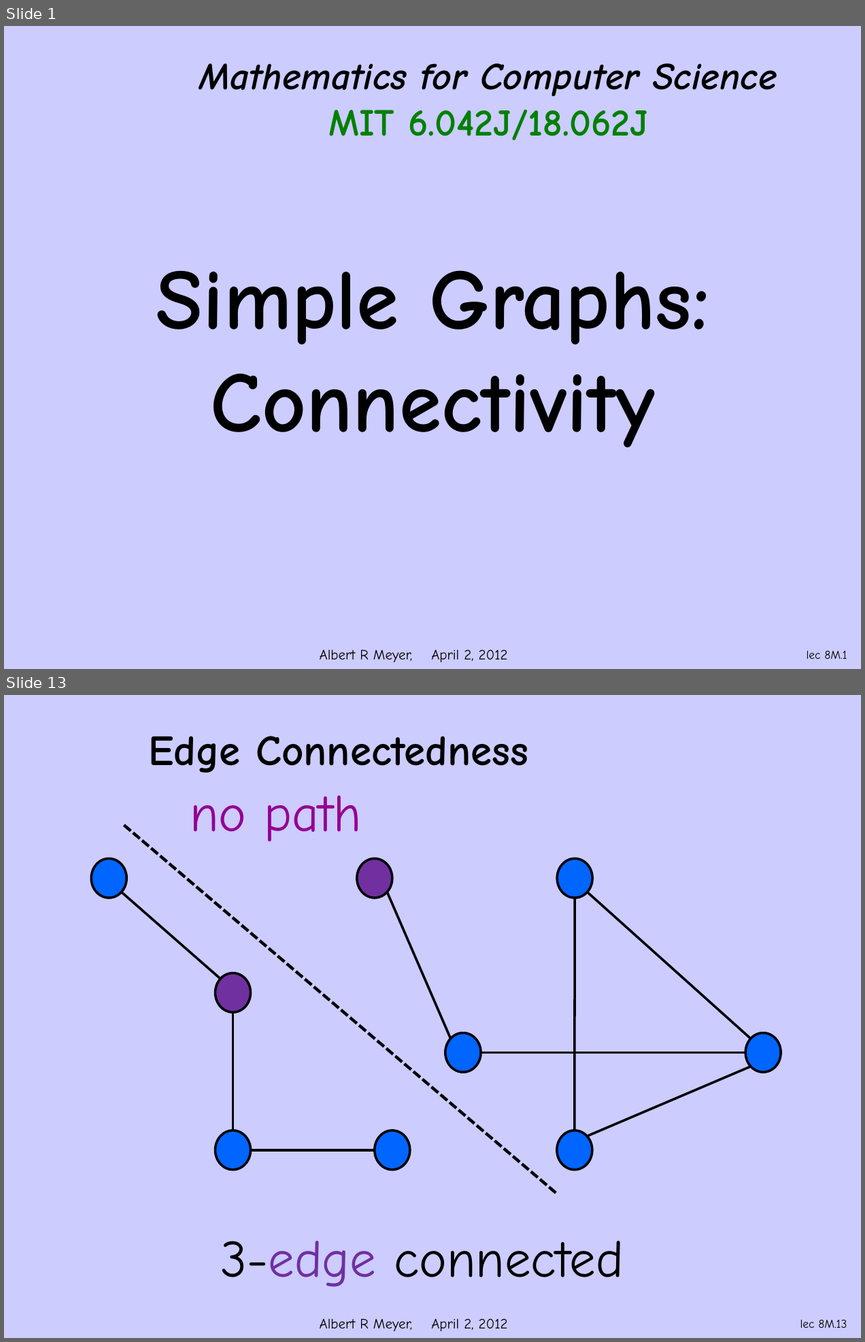
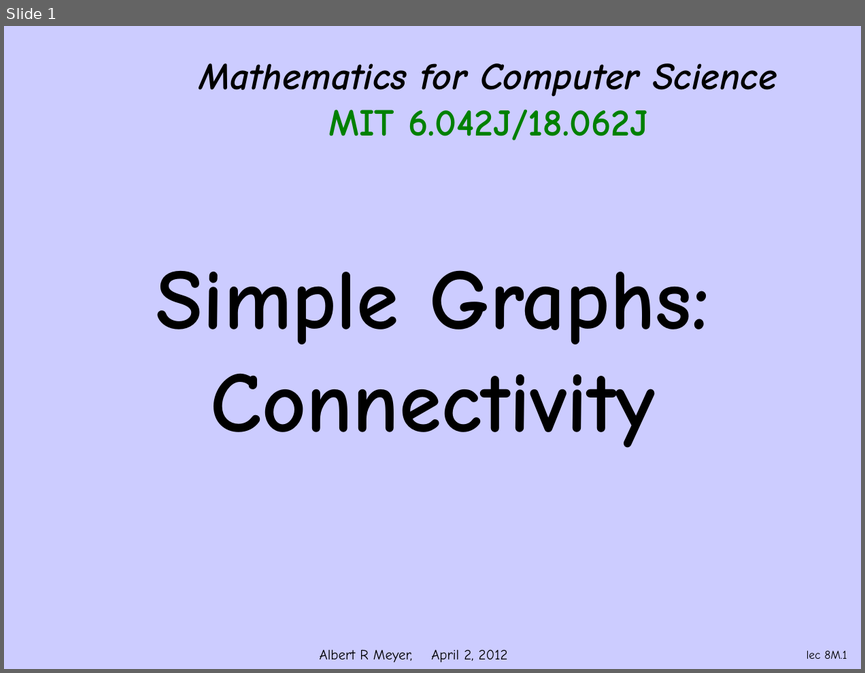
Before and after one commit to armeyer/mcs_web, a slide deck: spring12/slidesS12/simple-connect.pptx. Shown one above the other, each under a label of ours: slides 1 and 13 before the commit, slide 1 after it; the slides between them are not shown. The pictures are 865x1342 and 865x673 pixels, drawn with LibreOffice and Linux fonts; fonts in the diff are those of the drawing; background and template pictures are left out. Boxes give left, top, right and bottom in pixels: in the first picture for what was removed or moved away, otherwise in the second. Text is boxed around its words. In the diff, an @@ line names an element or a change of style, - is before the commit and + after.

Commit message:
add simple-k-connect.pptx, edit simple-connect.pptx

```diff
--- a/spring12/slidesS12/simple-connect.pptx
+++ b/spring12/slidesS12/simple-connect.pptx
@@ slide 13 removed at [4, 695, 861, 1338], background #CCCCFF; not listed: 1 template element that a slide beside it also shows @@
@@ title removed at [148, 736, 528, 773] @@
-Edge Connectedness
@@ text removed at [190, 795, 362, 841] @@
-no path
@@ line removed from (124, 826) to (558, 1193) @@
@@ ellipse removed at [92, 859, 126, 898] @@
@@ ellipse removed at [357, 859, 392, 898] @@
@@ ellipse removed at [557, 859, 592, 898] @@
@@ line removed from (122, 892) to (220, 979) @@
@@ line removed from (387, 892) to (450, 1038) @@
@@ line removed from (575, 898) to (575, 1130) @@
@@ line removed from (587, 892) to (750, 1038) @@
@@ ellipse removed at [215, 972, 251, 1012] @@
@@ line removed from (232, 1012) to (232, 1130) @@
@@ ellipse removed at [445, 1032, 481, 1072] @@
@@ ellipse removed at [745, 1032, 781, 1072] @@
@@ line removed from (481, 1052) to (745, 1052) @@
@@ line removed from (750, 1066) to (587, 1136) @@
@@ ellipse removed at [215, 1130, 251, 1170] @@
@@ ellipse removed at [374, 1130, 409, 1170] @@
@@ ellipse removed at [557, 1130, 592, 1170] @@
@@ line removed from (251, 1150) to (374, 1150) @@
@@ text removed at [221, 1240, 623, 1287] @@
-3-edge connected
@@ page number removed at [800, 1319, 847, 1327] @@
-lec 8M.13
```
Also in this commit, not shown: 4 slides changed, 2 slides added, 12 other slides removed, 1 other file.
